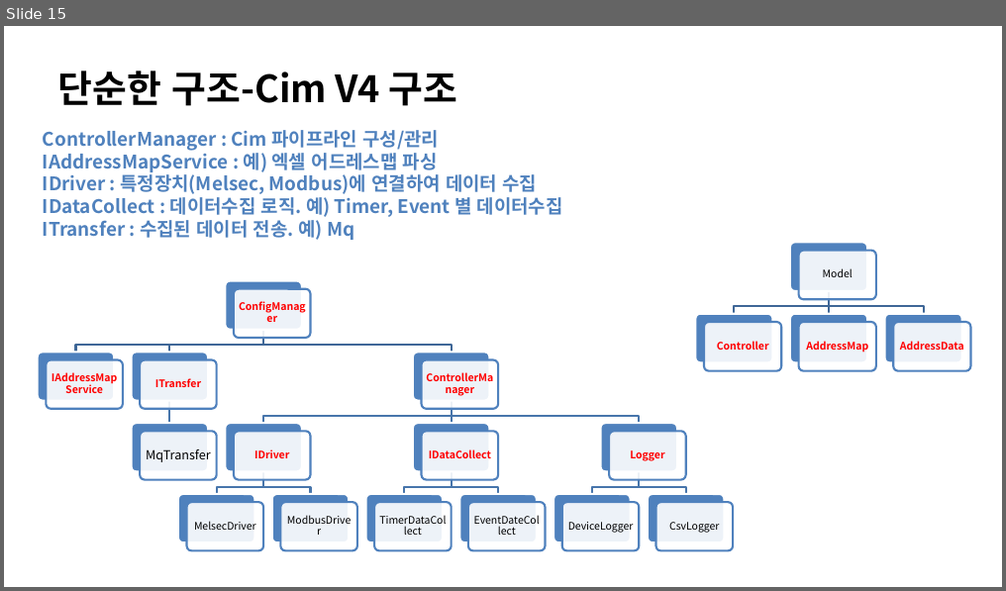
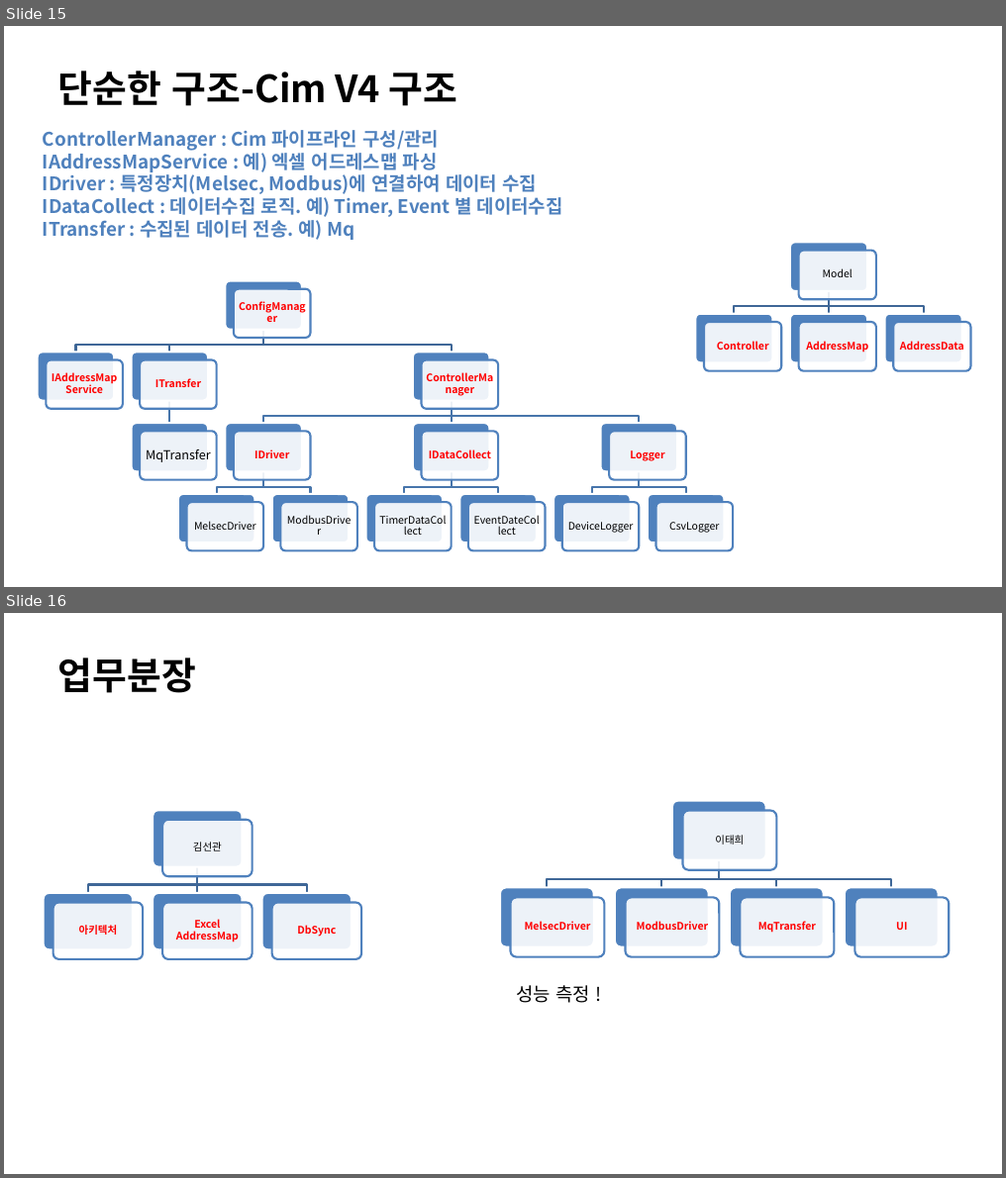
Before and after one commit to petekimjw/data-collector, a slide deck: CIM_V4/src/Cim/Doc/Cim V4 설계.pptx. Shown one above the other, each under a label of ours: slide 15 before the commit, slides 15 and 16 after it. The pictures are 1006x591 and 1006x1178 pixels, drawn with LibreOffice and Linux fonts; fonts in the diff are those of the drawing. Boxes give left, top, right and bottom in pixels: in the first picture for what was removed or moved away, otherwise in the second. Text is boxed around its words. In the diff, an @@ line names an element or a change of style, - is before the commit and + after.

```diff
--- a/CIM_V4/src/Cim/Doc/Cim V4 설계.pptx
+++ b/CIM_V4/src/Cim/Doc/Cim V4 설계.pptx
@@ slide 16 added at [4,613,1002,1174], background #FFFFFF @@
@@ title added at [58,658,196,693], 36 pt, text #000000, bold @@
+업무분장
@@ group added at [43,811,361,959]: 8 rounded rectangles, 4 texts, 3 freeform shapes @@
+김선관
+아키텍처
+Excel AddressMap
+DbSync
@@ group added at [500,801,949,958]: 10 rounded rectangles, 5 texts, 4 freeform shapes @@
+이태희
+MelsecDriver
+ModbusDriver
+MqTransfer
+UI
@@ text added at [516,985,590,1003], 18 pt, text #000000 @@
+성능 측정 !
```
Also in this commit, not shown: 32 other files.
